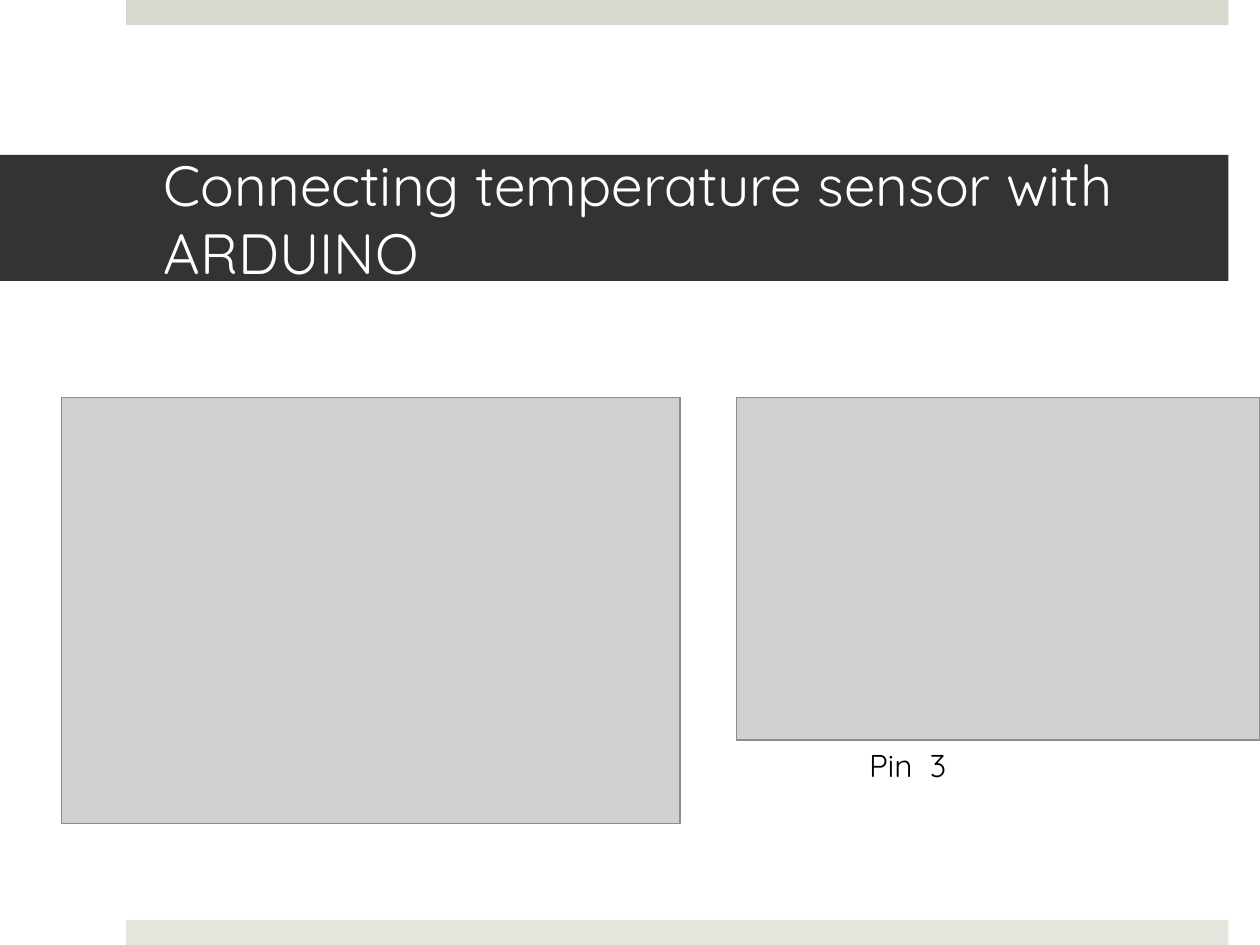
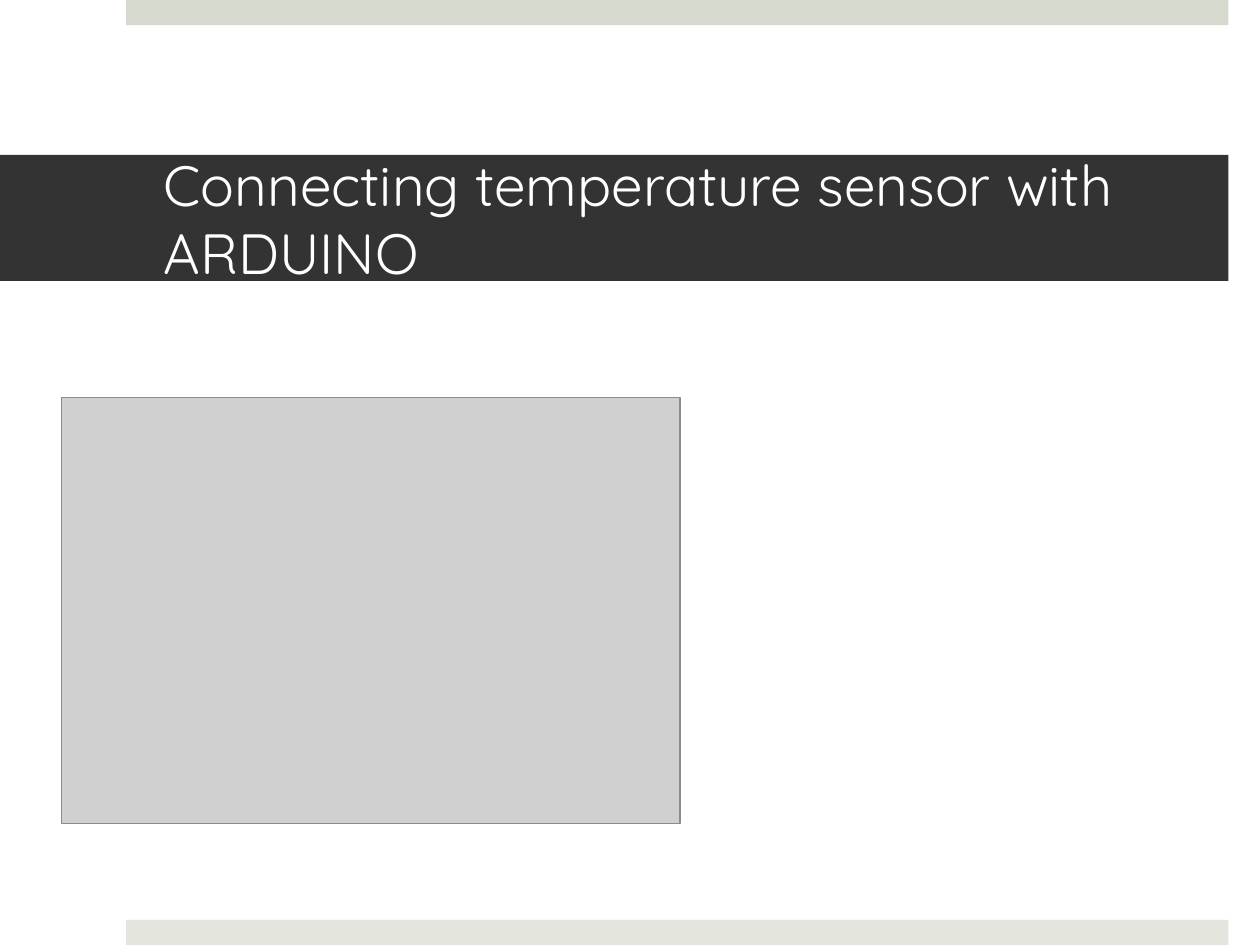
Before and after one commit to sasmita/QuantumLight, a slide deck: slide 7 of QL_Presentation1.pptx. Drawn at 1260x945 pixels with LibreOffice and Linux fonts; fonts in the diff are those of the drawing; grey boxes stand for pictures. Boxes give left, top, right and bottom in pixels: in the first picture for what was removed or moved away, otherwise in the second. Text is boxed around its words. In the diff, an @@ line names an element or a change of style, - is before the commit and + after.

```diff
--- a/QL_Presentation1.pptx
+++ b/QL_Presentation1.pptx
@@ picture removed at (737,397,1260,740) @@
@@ text removed at (869,755,946,778) @@
-Pin 3
```
Also in this commit, not shown: 3 other slides changed.
